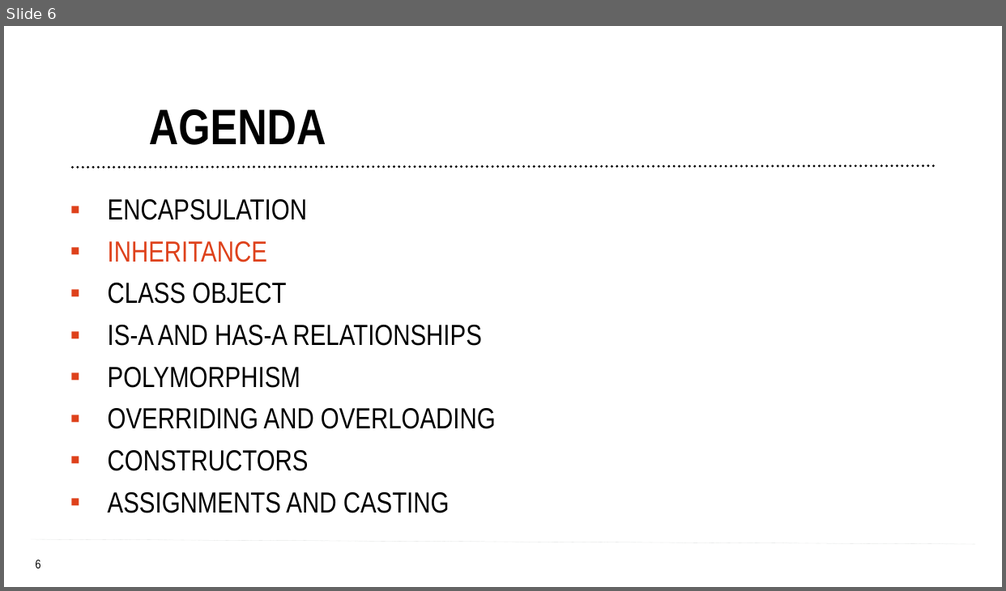
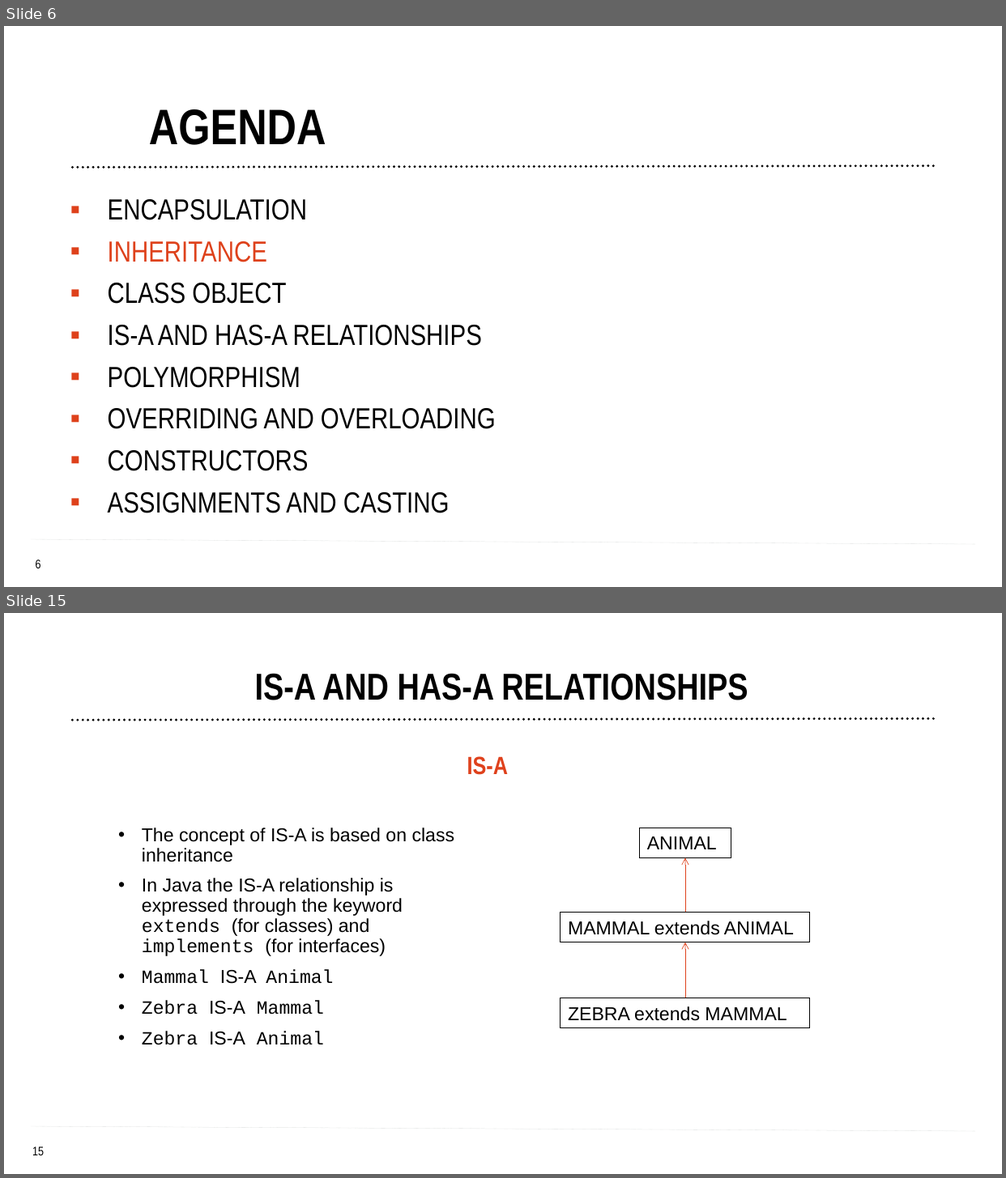
Before and after one commit to tamaradobrin/OOP2, a slide deck: OOP PART 2.pptx. Shown one above the other, each under a label of ours: slide 6 before the commit, slides 6 and 15 after it; the slides between them are not shown. The pictures are 1006x591 and 1006x1178 pixels, drawn with LibreOffice and Linux fonts; fonts in the diff are those of the drawing; background and template pictures are left out. Boxes give left, top, right and bottom in pixels: in the first picture for what was removed or moved away, otherwise in the second. Text is boxed around its words. In the diff, an @@ line names an element or a change of style, - is before the commit and + after.

```diff
--- a/OOP PART 2.pptx
+++ b/OOP PART 2.pptx
@@ slide 15 added at box(4, 613, 1002, 1174), background #FFFFFF; not listed: 2 template elements that a slide beside it also shows @@
@@ title added at box(255, 673, 748, 700), 36 pt, text #000000, bold @@
+IS-A AND HAS-A RELATIONSHIPS
@@ line added from (934, 718) to (70, 720), #000000 2.5 pt dashed @@
@@ text added at box(467, 756, 508, 775), 24 pt, text #DF411C, bold @@
+IS-A
@@ text added at box(142, 828, 455, 1046), 18 pt, text #000000 @@
+• The concept of IS-A is based on class inheritance
+• In Java the IS-A relationship is expressed through the keyword extends (for classes) and implements (for interfaces)
+• Mammal IS-A Animal
+• Zebra IS-A Mammal
+• Zebra IS-A Animal
@@ rectangle added at box(640, 828, 731, 858), outline #000000 0.75 pt, 18 pt, text #000000 @@
+ANIMAL
@@ arrow added from (685, 913) to (685, 858), #DF411C 0.5 pt @@
@@ page number added at box(485, 881, 522, 906), 20 pt, text #FFFFFF @@
+15
@@ rectangle added at box(561, 913, 810, 943), outline #000000 0.75 pt, 18 pt, text #000000 @@
+MAMMAL extends ANIMAL
@@ arrow added from (685, 999) to (685, 943), #DF411C 0.5 pt @@
@@ rectangle added at box(561, 999, 810, 1029), outline #000000 0.75 pt, 18 pt, text #000000 @@
+ZEBRA extends MAMMAL
```
Also in this commit, not shown: 2 slides changed, 22 other slides added, 17 other files.
